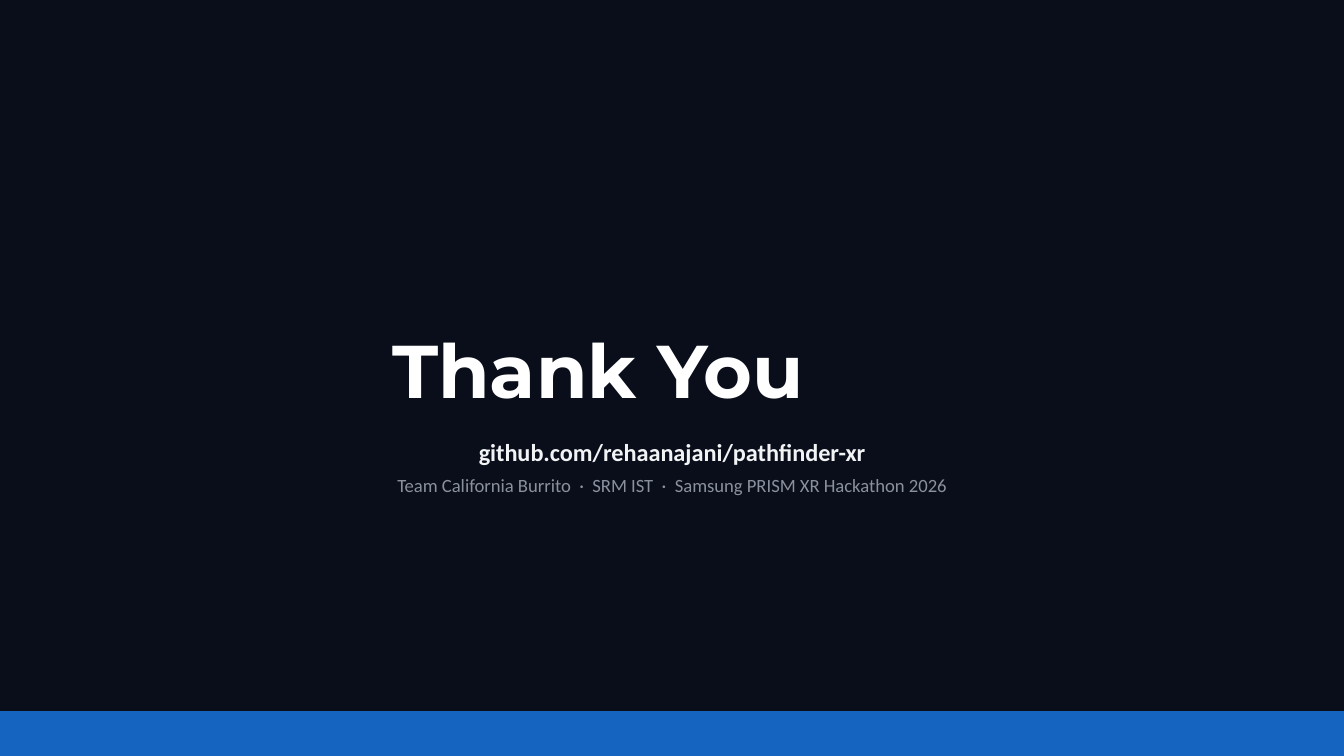
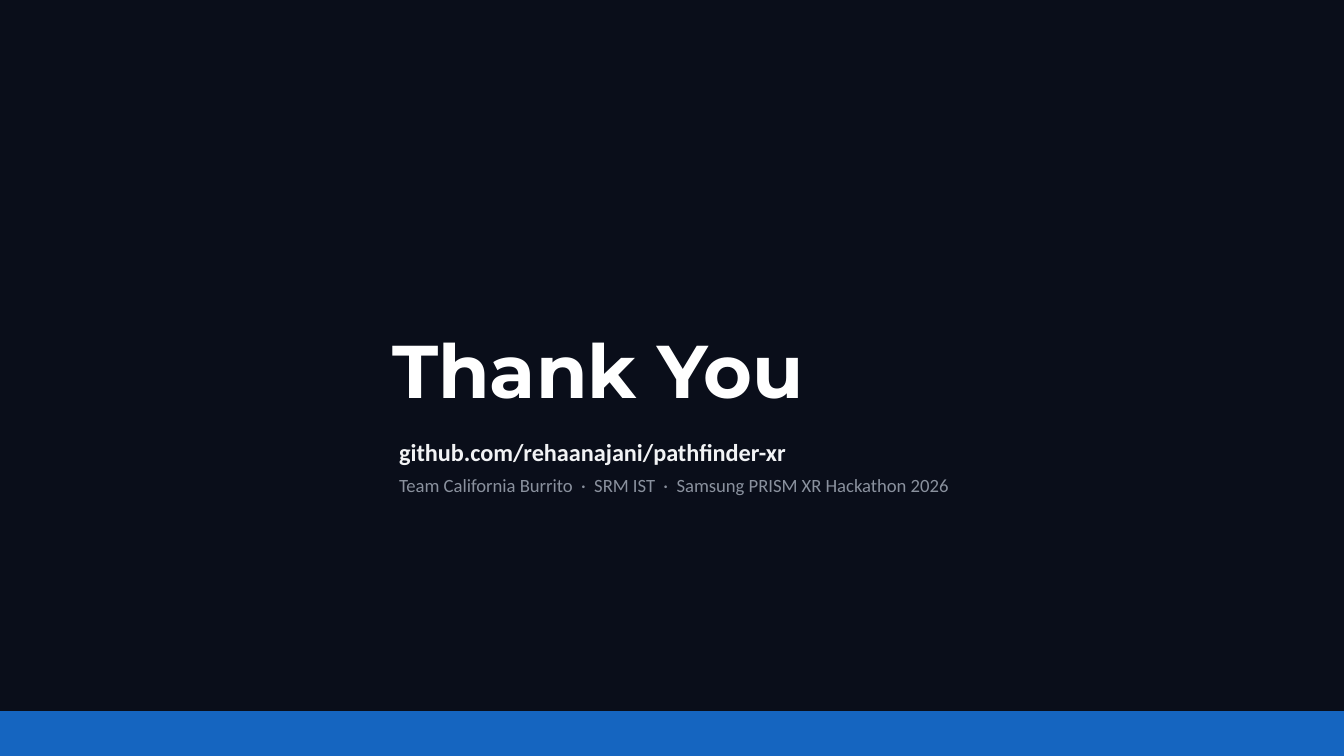
Before and after one commit to rehaanajani/pathfinder-xr, a slide deck: slide 9 of deck/SRMIST_CaliforniaBurrito.pptx. Drawn at 1344x756 pixels with LibreOffice and Linux fonts; fonts in the diff are those of the drawing. Boxes give left, top, right and bottom in pixels: in the first picture for what was removed or moved away, otherwise in the second. Text is boxed around its words. In the diff, an @@ line names an element or a change of style, - is before the commit and + after.

Commit message:
Aligned the closing slide with the template and kept every text box inside the slide

```diff
--- a/deck/SRMIST_CaliforniaBurrito.pptx
+++ b/deck/SRMIST_CaliforniaBurrito.pptx
@@ text "github.com/rehaanajani/pathfinder-xr" at bbox=[399, 444, 949, 495]: alignment centre to left @@
```
Also in this commit, not shown: 2 other slides changed, 1 other file.
